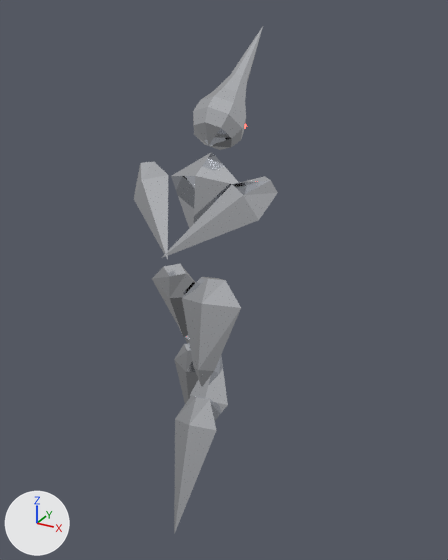
The Blender file art/mercury.blend as it was, and as the next commit left it.
Before and after are seen from a camera (50 mm lens) standing at (1.87, -3.02, 2.97) and looking at (0.12, 0.18, 1.38). Arrows for +X, +Y and +Z are at lower left; the lights stay in place. The older version comes first.

Before the edit, the objects in view are built like this:
```python
me_arm_l = bpy.data.meshes.new('arm_L')
me_arm_l.from_pydata(...)  # 9 vertices, 9 faces; spans x -0.14..0.14, y -0.09..0.09, z -0.8..-0.04
me_arm_l.materials.append(mat_metal)  # white #e7eaef
me_arm_r = bpy.data.meshes.new('arm_R')
me_arm_r.from_pydata(...)  # 9 vertices, 9 faces; spans x -0.14..0.14, y -0.09..0.09, z -0.8..-0.04
me_arm_r.materials.append(mat_metal)  # white #e7eaef
me_chest = bpy.data.meshes.new('chest')
me_chest.from_pydata([(0.25, 0.0, 0.36), (0.0, 0.13, 0.36), (-0.25, 0.0, 0.36), (0.0, -0.13, 0.36), (0.0, 0.0, 0.0), (0.0, 0.0, 0.54)], [], [(0, 4, 1), (1, 4, 2), (2, 4, 3), (3, 4, 0), (0, 1, 5), (1, 2, 5), (2, 3, 5), (3, 0, 5)])
me_chest.materials.append(mat_metal)  # white #e7eaef
ob_arm_l = bpy.data.objects.new('arm_L', me_arm_l)
ob_arm_l.parent = ob_chest
ob_arm_l.location = (-0.46, 0.0, 0.42)
ob_arm_l.rotation_euler = (-0.349, -0.698, 0.0)  # degrees (-20, -40, 0)
ob_arm_r = bpy.data.objects.new('arm_R', me_arm_r)
ob_arm_r.parent = ob_chest
ob_arm_r.location = (0.46, 0.0, 0.42)
ob_arm_r.rotation_euler = (-0.349, 0.698, 0.0)  # degrees (-20, 40, 0)
ob_chest = bpy.data.objects.new('chest', me_chest)
ob_chest.parent = ob_hips
ob_chest.location = (0.0, 0.0, 0.17)
ob_chest.rotation_euler = (-0.454, 0.0, 0.0)  # degrees (-26, 0, 0)
# also in view: 'shin_R' at (0.2, -0.33, 0.53); 'head' at (0.0, 0.54, 2.52); 'thigh_R' at (0.15, -0.1, 1.15); 'shin_L' at (-0.2, 0.3, 0.53); 'thigh_L' at (-0.15, 0.1, 1.15)
```
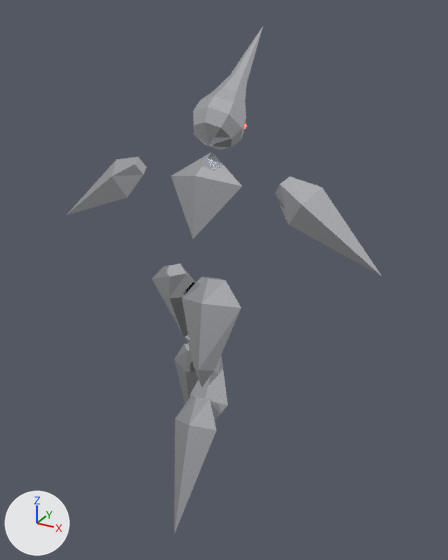
The change in detail:
Object 'arm_L' (ob_arm_l) turns from (-20, -40, 0) to (10, 58, 0) degrees about x, y and z.
Object 'arm_R' (ob_arm_r) turns from (-20, 40, 0) to (10, -58, 0) degrees about x, y and z.

What differs and where, as boxes (x1, y1, x2, y2) in the pictures (448 x 560 px):
'arm_R', turned
    before: (162, 176, 278, 258)
    after: (275, 177, 381, 276)
'arm_L', turned
    before: (134, 162, 168, 260)
    after: (67, 157, 147, 215)
